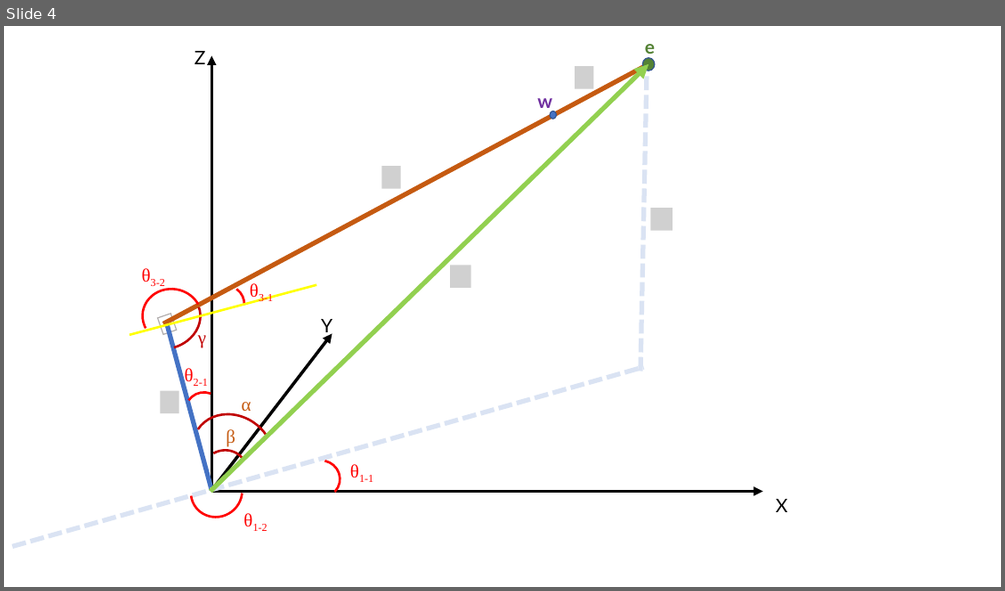
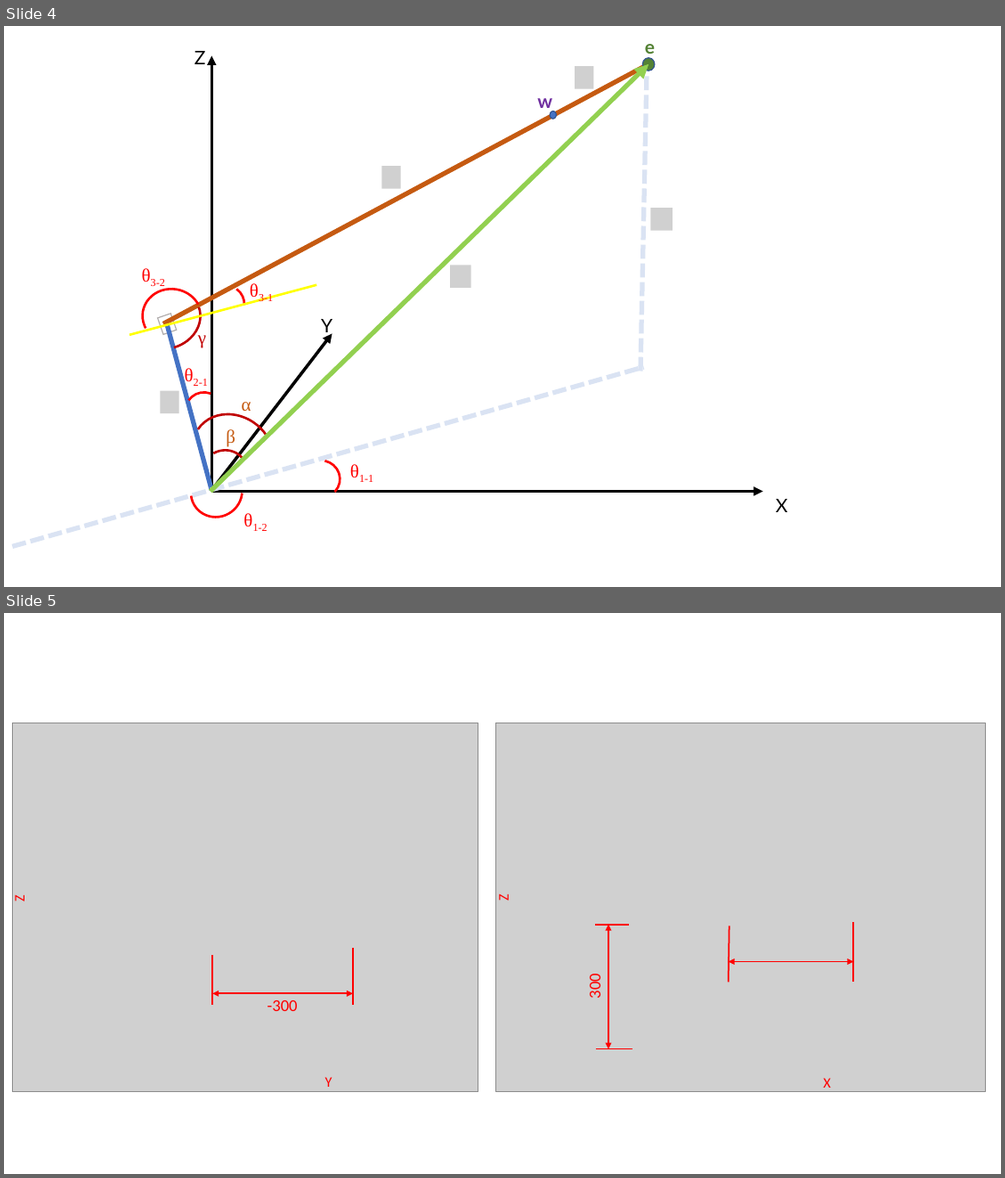
Before and after one commit to Robotica-2021/Laboratorio-2, a slide deck: Lab2.pptx. Shown one above the other, each under a label of ours: slide 4 before the commit, slides 4 and 5 after it. The pictures are 1005x591 and 1005x1178 pixels, drawn with LibreOffice and Linux fonts; fonts in the diff are those of the drawing; grey boxes stand for pictures. Boxes give left, top, right and bottom in pixels: in the first picture for what was removed or moved away, otherwise in the second. Text is boxed around its words. In the diff, an @@ line names an element or a change of style, - is before the commit and + after.

```diff
--- a/Lab2.pptx
+++ b/Lab2.pptx
@@ slide 5 added at (4, 613, 1001, 1174), background #FFFFFF @@
@@ picture added at (13, 723, 478, 1092) @@
@@ picture added at (496, 723, 985, 1092) @@
@@ text added at (10, 895, 28, 902), 14 pt, text #FF0000 @@
+Z
@@ text added at (494, 894, 512, 901), 14 pt, text #FF0000 @@
+Z
@@ line added from (629, 925) to (596, 925), #FF0000 1.5 pt @@
@@ double arrow added from (608, 1049) to (608, 925), #FF0000 1.5 pt @@
@@ line added from (729, 925) to (728, 981), #FF0000 1.5 pt @@
@@ line added from (853, 922) to (853, 981), #FF0000 1.5 pt @@
@@ line added from (212, 955) to (212, 1005), #FF0000 1.5 pt @@
@@ line added from (353, 948) to (353, 1005), #FF0000 1.5 pt @@
@@ text added at (584, 975, 605, 997), 16 pt, text #FF0000 @@
+300
@@ double arrow added from (728, 962) to (853, 962), #FF0000 1.5 pt @@
@@ picture added at (767, 966, 835, 986) @@
@@ double arrow added from (212, 994) to (353, 994), #FF0000 1.5 pt @@
@@ text added at (267, 1000, 298, 1011), 16 pt, text #FF0000 @@
+-300
@@ line added from (596, 1049) to (632, 1049), #FF0000 1.5 pt @@
@@ text added at (325, 1077, 332, 1086), 14 pt, text #FF0000 @@
+Y
@@ text added at (823, 1078, 830, 1092), 14 pt, text #FF0000 @@
+X
```
Also in this commit, not shown: 1 slide changed, 1 slide removed, 16 other files.
